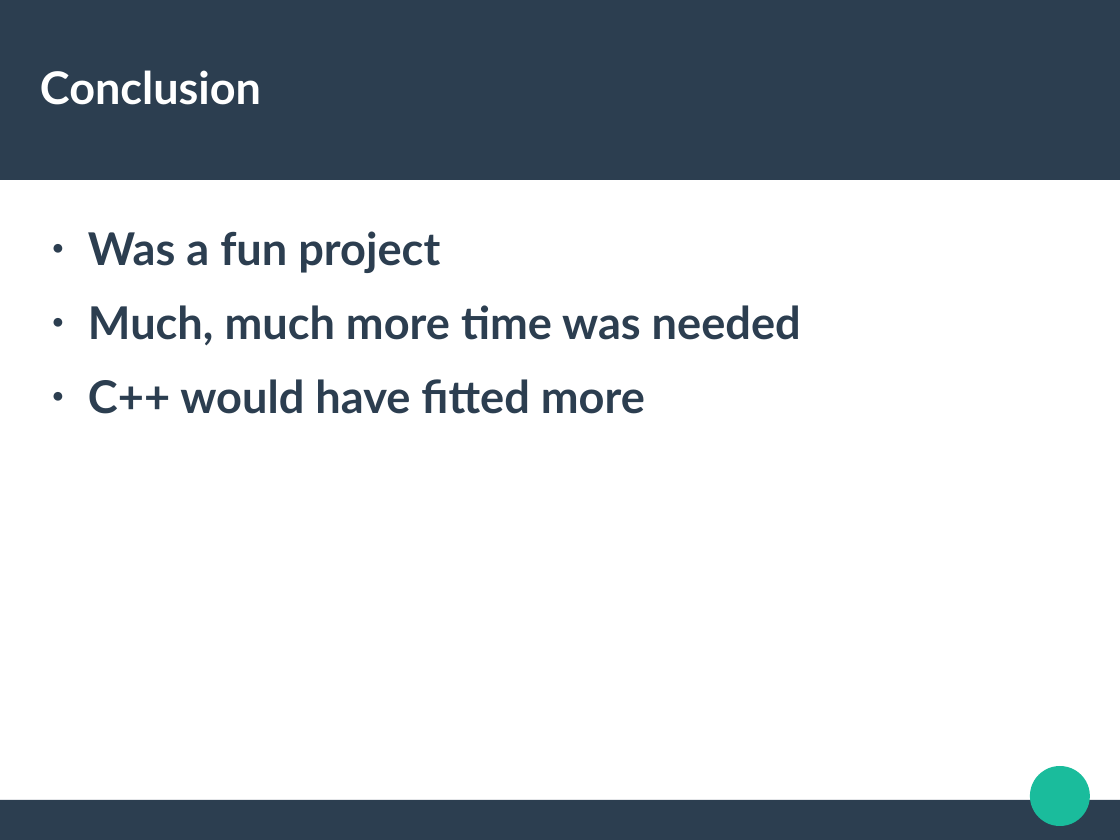
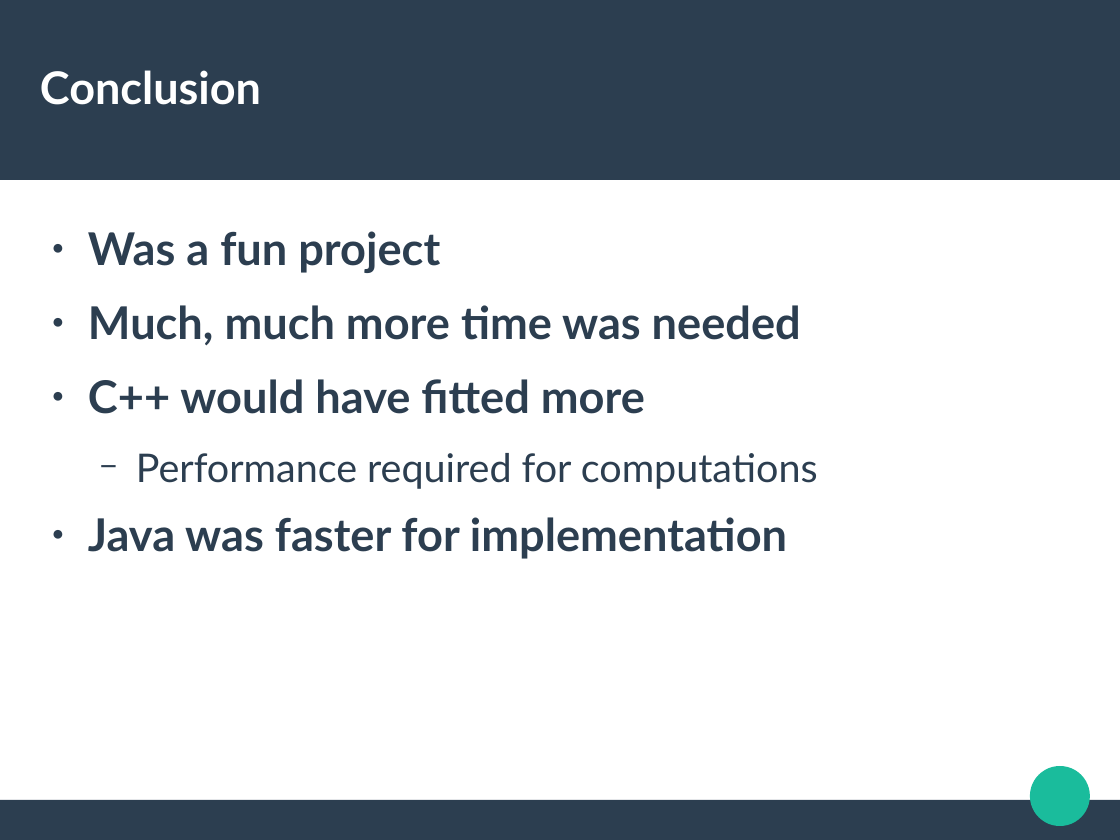
Before and after one commit to trandinhkhoa/distributed-system-project, a slide deck: slide 14 of presentation/defense.odp (slide 13 before the commit). Drawn at 1120x840 pixels with LibreOffice and Linux fonts; fonts in the diff are those of the drawing. Boxes give left, top, right and bottom in pixels: in the first picture for what was removed or moved away, otherwise in the second. Text is boxed around its words. In the diff, an @@ line names an element or a change of style, - is before the commit and + after.

```diff
--- a/presentation/defense.odp
+++ b/presentation/defense.odp
@@ text at box(88, 453, 818, 559): paragraphs added @@
+  − Performance required for computations
+● Java was faster for implementation
```
Also in this commit, not shown: 4 other slides changed, 1 slide added.
